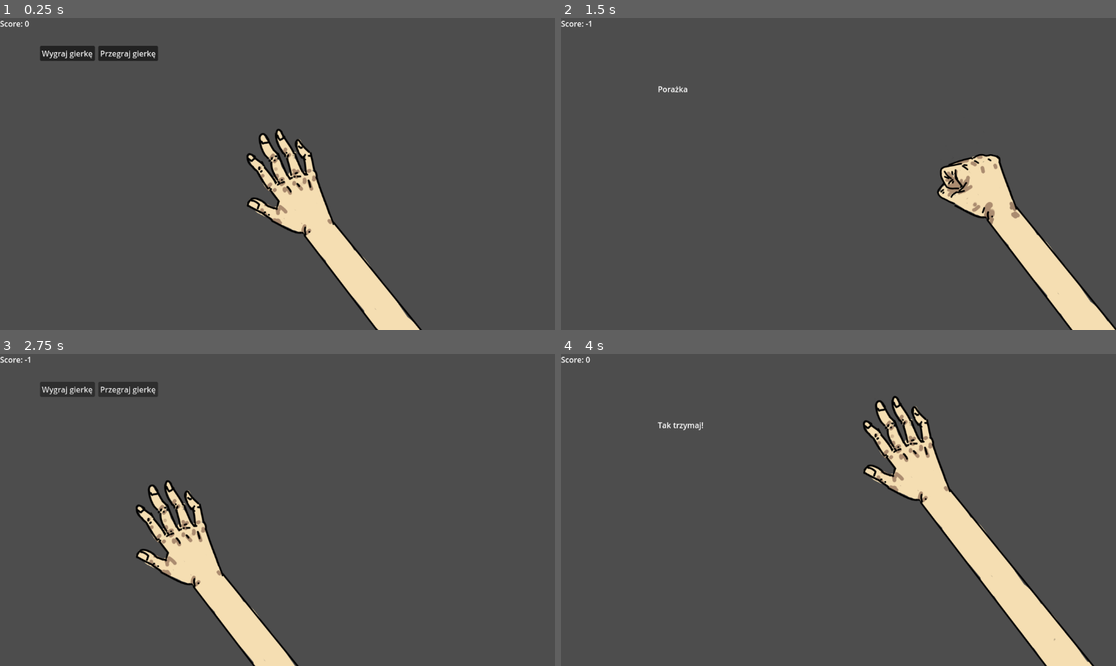
Above: before the commit, frames 1-4 (two rows, left to right).
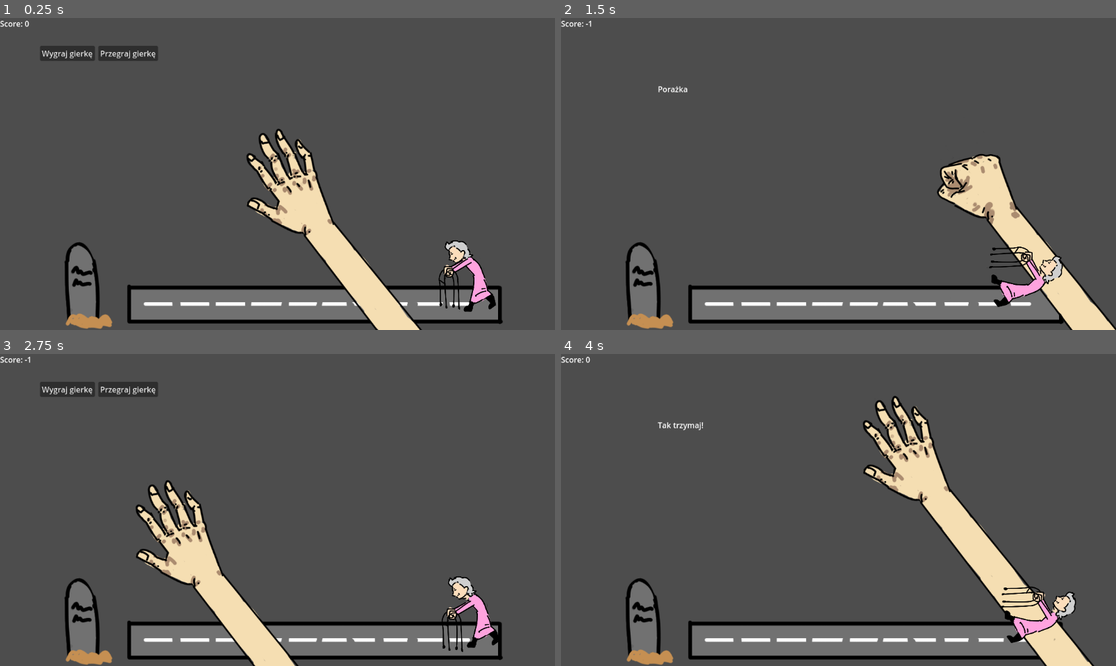
Above: after the commit, the same moments.

Repository: n0tcnj1eck4h/HackCarpathia2025
Game: Godot game, scene res://main.tscn
The game is run twice, just before and just after one commit, with the same random seed, the same clock (stepped at 60 frames per second) and the same inputs.
Inputs (mouse positions are in pixels of both pictures, inside the frame that each line leads up to):
- Up to frame 1 (0.25 s): no input
- Up to frame 2 (1.5 s): click "Przegraj gierkę" at 0.5 s; tap Enter at 1.25 s; move the mouse to (960, 158) at 1.27 s; click (960, 158) at 1.42 s
- Up to frame 3 (2.75 s): tap Space at 2 s; move the mouse to (166, 525) at 2.02 s; click (166, 525) at 2.17 s
- Up to frame 4 (4 s): click "Wygraj gierkę" at 2.75 s; tap Enter at 3.5 s; move the mouse to (894, 441) at 3.52 s; click (894, 441) at 3.67 s

The runs differ from the first frame. In frame 1, 9.3% of the frame differs, in the area x 11-91%, y 71-100%; in frame 2, 10%; in frame 3, 9.3%; in frame 4, 9.7%.

Commit message:
Add babushka timer

Diff:
--- /dev/null
+++ b/ElderWare/baba.gd
@@ -0,0 +1,34 @@
+extends Node2D
+
+var cycle = 0.0
+var end_pos = 175.0
+var start_pos = 1000.0
+var y_pos = 550.0
+var time = 10.0
+var speed = (start_pos - end_pos) / time
+var dead = false
+
+signal time_ended
+
+func _ready() -> void:
+	self.reset()
+
+func _physics_process(delta: float) -> void:
+	if not self.dead:
+		cycle -= delta  * 2 * PI
+		$Babalimbs.position = Vector2(20, 0).rotated(cycle)
+		self.position.x -= speed * delta
+		if self.position.x <= end_pos:
+			time_ended.emit()
+			self.kill_babushka()
+
+
+func reset():
+	self.position.x = start_pos
+	self.position.y = y_pos
+	self.dead = false
+	self.rotation = 0.0
+
+func kill_babushka():
+	self.rotate(PI / 2)
+	self.dead = true
--- /dev/null
+++ b/ElderWare/grandfather_clock.tscn
@@ -0,0 +1,25 @@
+[gd_scene load_steps=5 format=3 uid="uid://dka7nr06hykks"]
+
+[ext_resource type="Script" uid="uid://dcofmi5r632kf" path="res://baba.gd" id="1_bqjjx"]
+[ext_resource type="Texture2D" uid="uid://ciqnpwjntjwij" path="res://assets/timer_body.png" id="2_i3puy"]
+[ext_resource type="Texture2D" uid="uid://cj3c3kfjufdxa" path="res://assets/timer_arms.png" id="3_yisu6"]
+[ext_resource type="Texture2D" uid="uid://do5xmeqlc8vvc" path="res://assets/timer_path.png" id="4_8cdua"]
+
+[node name="GrandfatherClock" type="Node2D"]
+
+[node name="Baba" type="Node2D" parent="."]
+position = Vector2(175, 555)
+scale = Vector2(0.33, 0.33)
+script = ExtResource("1_bqjjx")
+
+[node name="Bababody" type="Sprite2D" parent="Baba"]
+texture = ExtResource("2_i3puy")
+
+[node name="Babalimbs" type="Sprite2D" parent="Baba"]
+texture = ExtResource("3_yisu6")
+
+[node name="Path" type="Sprite2D" parent="."]
+z_index = -1
+position = Vector2(568, 421)
+scale = Vector2(0.955, 0.955)
+texture = ExtResource("4_8cdua")
--- a/ElderWare/main.gd
+++ b/ElderWare/main.gd
@@ -8,6 +8,7 @@
 func _ready() -> void:
 	Input.set_mouse_mode(Input.MOUSE_MODE_HIDDEN)
 	$Status.visible = false
+	$GrandfatherClock.get_child(0).time_ended.connect(self._on_minigame_failed)
 	self._next_minigame()
 
 func _clear_minigame():
@@ -19,17 +20,20 @@
 	minigame.mingame_failed.connect(self._on_minigame_failed)
 	minigame.minigame_complete.connect(self._on_minigame_complete)
 	$MinigameContainer.add_child(minigame)
+	$GrandfatherClock.get_child(0).reset()
 
 
-func _on_minigame_failed(reason):
+func _on_minigame_failed():
 	self._clear_minigame()
 	score -= 1
 	$Status.text = "Porażka"
 	$Status.visible = true
 	$Score.text = "Score: %s" % score
+	$GrandfatherClock.get_child(0).kill_babushka()
 	await get_tree().create_timer(2.0).timeout
 	$Status.visible = false
 	self._next_minigame()
+
 
 
 func _on_minigame_complete():
@@ -38,6 +42,7 @@
 	$Status.text = "Tak trzymaj!"
 	$Status.visible = true
 	$Score.text = "Score: %s" % score
+	$GrandfatherClock.get_child(0).kill_babushka()
 	await get_tree().create_timer(2.0).timeout
 	$Status.visible = false
 	self._next_minigame()
--- a/ElderWare/main.tscn
+++ b/ElderWare/main.tscn
@@ -1,8 +1,8 @@
 [gd_scene load_steps=4 format=3 uid="uid://b8uxnfkko0msv"]
 
 [ext_resource type="Script" uid="uid://0li4w8dqe4h8" path="res://main.gd" id="1_0xm2m"]
-[ext_resource type="PackedScene" uid="uid://cv4xi2qm1sbqr" path="res://minigames/test/test.tscn" id="1_ig7tw"]
 [ext_resource type="PackedScene" uid="uid://bdnlawybchdkc" path="res://łapa.tscn" id="3_h2yge"]
+[ext_resource type="PackedScene" uid="uid://dka7nr06hykks" path="res://grandfather_clock.tscn" id="4_1bvp3"]
 
 [node name="Main" type="Node2D"]
 script = ExtResource("1_0xm2m")
@@ -14,8 +14,6 @@
 
 [node name="MinigameContainer" type="Node2D" parent="."]
 
-[node name="Test" parent="MinigameContainer" instance=ExtResource("1_ig7tw")]
-
 [node name="Status" type="Label" parent="."]
 offset_left = 201.0
 offset_top = 136.0
@@ -24,3 +22,5 @@
 text = "Transition text"
 
 [node name="Łapa" parent="." instance=ExtResource("3_h2yge")]
+
+[node name="GrandfatherClock" parent="." instance=ExtResource("4_1bvp3")]
--- a/ElderWare/minigames/minigame.gd
+++ b/ElderWare/minigames/minigame.gd
@@ -1,7 +1,5 @@
 extends Node
 class_name Minigame
 
-enum FailureReason{TIME, IDIOT}
-
-signal mingame_failed(reason: FailureReason)
+signal mingame_failed
 signal minigame_complete
--- a/ElderWare/minigames/test/test.gd
+++ b/ElderWare/minigames/test/test.gd
@@ -7,7 +7,7 @@
 	$Win.pressed.connect(self._on_win)
 
 func _on_lose():
-	self.mingame_failed.emit(FailureReason.IDIOT)
+	self.mingame_failed.emit()
 
 func _on_win():
 	self.minigame_complete.emit()
Not shown, added: ElderWare/baba.gd.uid
